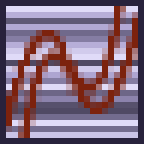
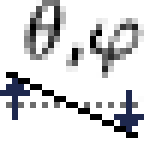
Comparing the layer stacks of the two w=144, h=144 images. Changes:
added layer "Tilt" above "Flatten base" over [0, 0, 144, 138]
hid "Polynom" over [6, 6, 138, 138]
hid "Line level 75%" over [6, 12, 138, 138]
hid "Base" over [0, 0, 144, 144]
